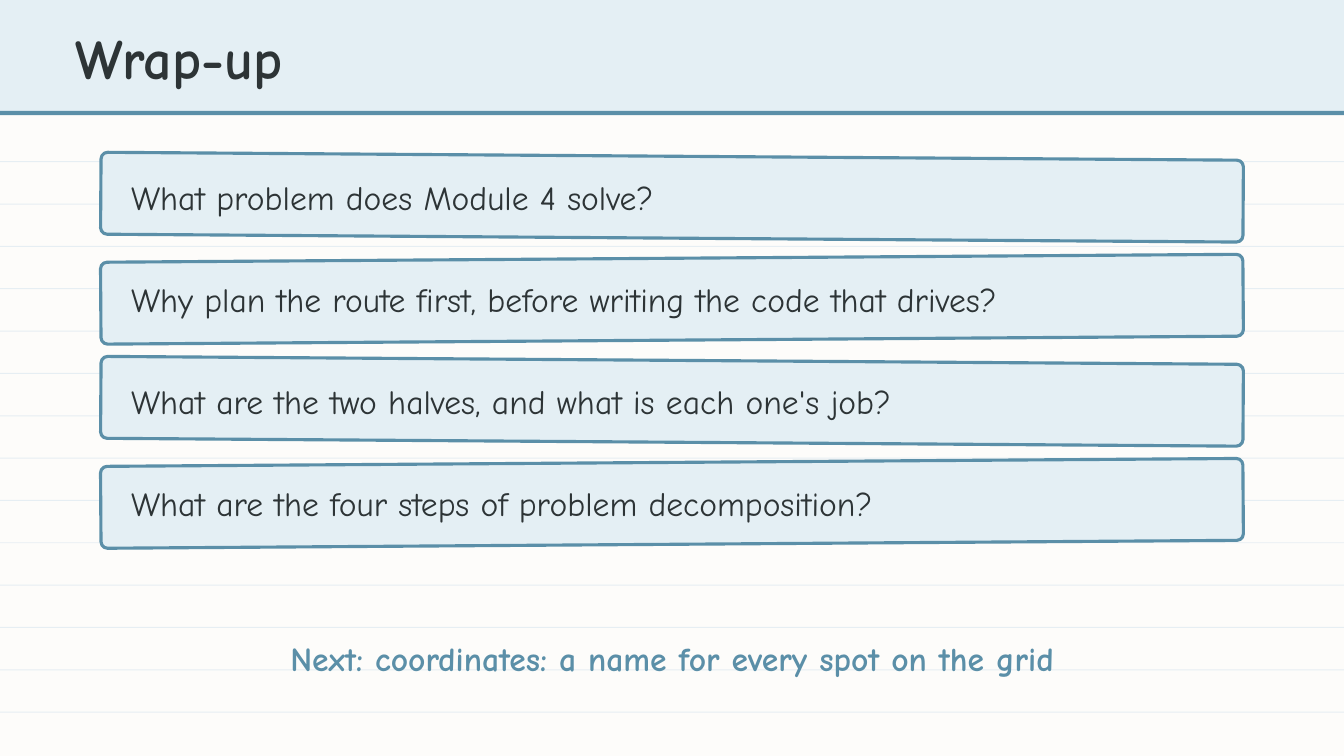
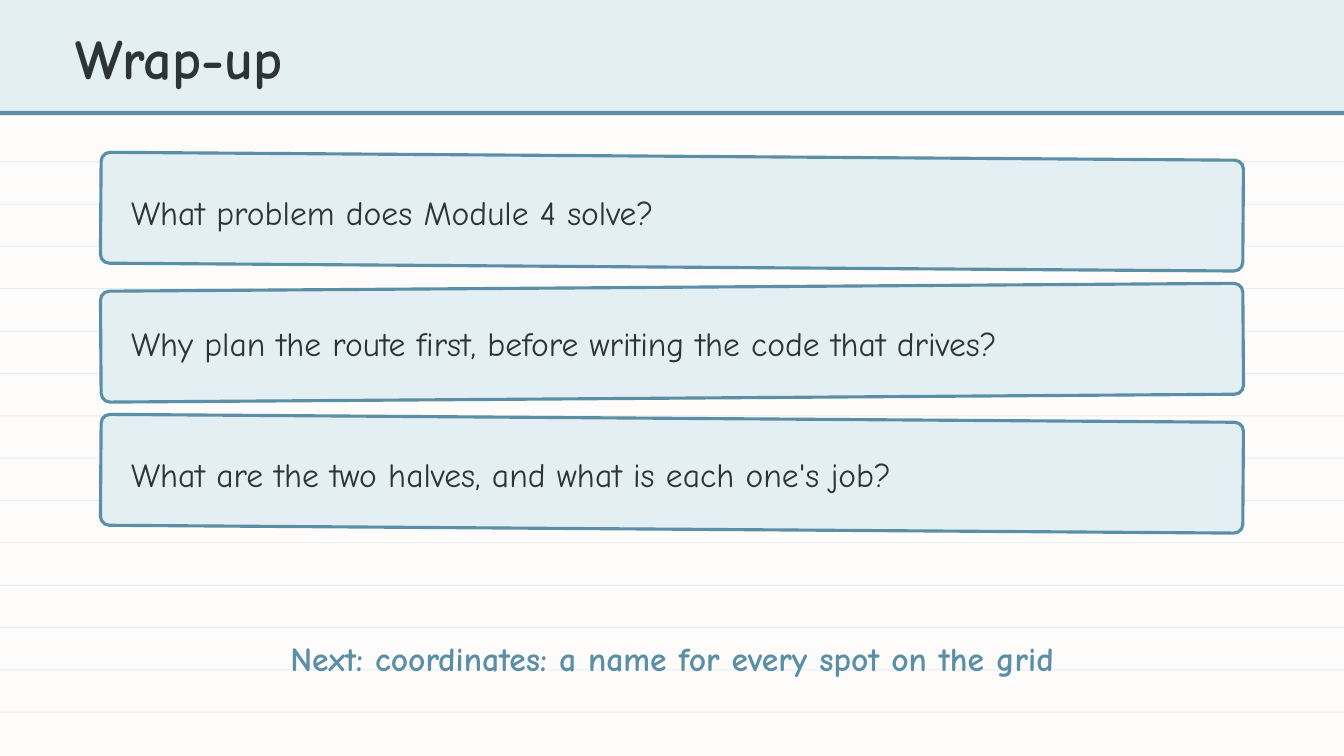
Before and after one commit to bradamiller/LearningPython, a slide deck: slide 18 of static/slides/module-04-manhattan/module-4-lesson-00-overview.pptx (slide 29 before the commit). Drawn at 1344x756 pixels with LibreOffice and Linux fonts; fonts in the diff are those of the drawing. Boxes give left, top, right and bottom in pixels: in the first picture for what was removed or moved away, otherwise in the second. Text is boxed around its words. In the diff, an @@ line names an element or a change of style, - is before the commit and + after.

```diff
--- a/static/slides/module-04-manhattan/module-4-lesson-00-overview.pptx
+++ b/static/slides/module-04-manhattan/module-4-lesson-00-overview.pptx
@@ rounded rectangle: place and size @@
-rounded rectangle at bbox=[101, 152, 1243, 242]
+rounded rectangle at bbox=[100, 152, 1244, 271]
@@ text "What problem does Module 4 ...": place and size @@
-text "What problem does Module 4 ..." at bbox=[131, 186, 653, 217]
+text "What problem does Module 4 ..." at bbox=[131, 201, 653, 232]
@@ rounded rectangle: place and size @@
-rounded rectangle at bbox=[101, 254, 1243, 344]
+rounded rectangle at bbox=[100, 283, 1244, 402]
@@ text "Why plan the route first, ...": place and size @@
-text "Why plan the route first, ..." at bbox=[131, 288, 997, 319]
+text "Why plan the route first, ..." at bbox=[131, 332, 997, 363]
@@ rounded rectangle: place and size @@
-rounded rectangle at bbox=[101, 357, 1243, 447]
+rounded rectangle at bbox=[100, 414, 1244, 533]
@@ text "What are the two halves, ...": place and size @@
-text "What are the two halves, ..." at bbox=[131, 390, 892, 420]
+text "What are the two halves, ..." at bbox=[131, 463, 892, 493]
@@ rounded rectangle removed at bbox=[101, 459, 1243, 548] @@
@@ text removed at bbox=[131, 492, 873, 523] @@
-What are the four steps of problem decomposition?
```
Also in this commit, not shown: 7 other slides changed, 11 slides removed, 15 other files.
